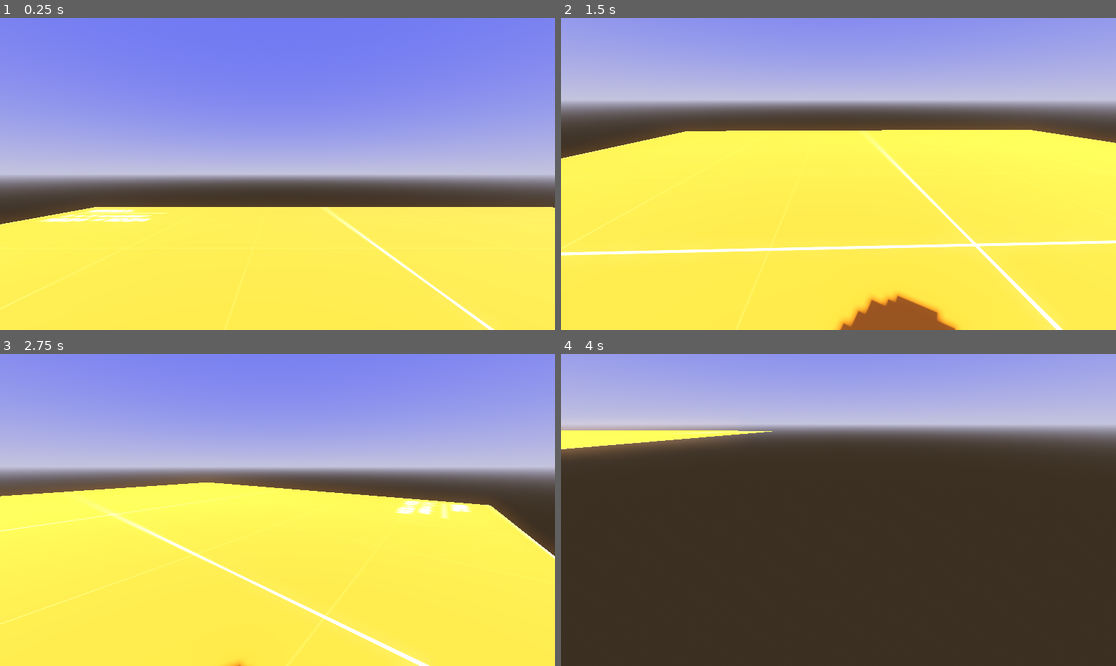
Above: before the commit, frames 1-4 (two rows, left to right).
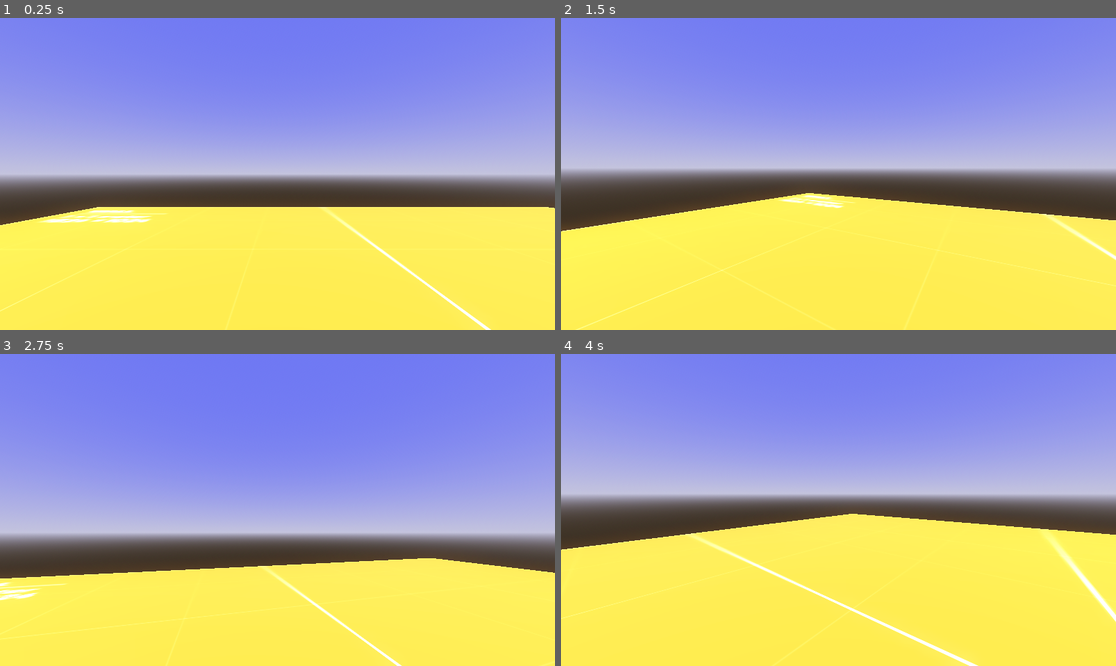
Above: after the commit, the same moments.

Repository: InffRittern/godot-test-project
Game: Godot game, scene res://levels/aperture_lab.tscn
The game is run twice, just before and just after one commit, with the same random seed, the same clock (stepped at 60 frames per second) and the same inputs.
Inputs (mouse positions are in pixels of both pictures, inside the frame that each line leads up to):
- Up to frame 1 (0.25 s): no input
- Up to frame 2 (1.5 s): tap Enter at 0.5 s; move the mouse to (960, 158) at 0.52 s; hold D (Right, bound only before the commit) 0.53-1.28 s; tap Space (Jump, bound only before the commit) at 0.6, 0.77, 1.07, 1.35 s; click (960, 158) at 0.67 s; move the mouse to (810, 174) at 1.27 s; hold W (Forward, bound only before the commit) from 1.28 s (still down)
- Up to frame 3 (2.75 s): keep holding W (Forward, bound only before the commit); tap Space (Jump, bound only before the commit) at 1.52, 1.82, 2.1 s; move the mouse to (288, 503) at 2.02 s
- Up to frame 4 (4 s): keep holding W (Forward, bound only before the commit); move the mouse to (832, 516) at 2.77 s; tap Space (Jump, bound only before the commit) at 2.85, 3.02, 3.32, 3.6, 3.77 s; move the mouse to (877, 513) at 3.52 s

The runs differ from the first frame. In frame 1, 0.9% of the frame differs, in the area x 0-100%, y 60-100%; in frame 2, 63%; in frame 3, 55%; in frame 4, 95%, in the area x 0-100%, y 0-100%.
Error after the commit: Invalid type in function 'get_direction' in base 'CharacterBody3D (FpsController.gd)'. Cannot convert argument 1 from Vector2 to Vector3. (res://scripts/FpsCon…

Commit message:
buggy need some fix

Diff:
--- /dev/null
+++ b/UI/PlayerMainUI.tscn
@@ -0,0 +1,9 @@
+[gd_scene format=3 uid="uid://bsojoh0n2tikt"]
+
+[node name="Control" type="Control"]
+layout_mode = 3
+anchors_preset = 15
+anchor_right = 1.0
+anchor_bottom = 1.0
+grow_horizontal = 2
+grow_vertical = 2
--- a/characters/Player.tscn
+++ b/characters/Player.tscn
@@ -19,7 +19,10 @@
 [node name="CollisionShape3D" type="CollisionShape3D" parent="CharacterBody3D"]
 shape = SubResource("ConvexPolygonShape3D_572d2")
 
-[node name="CameraBasePoint" type="Node3D" parent="CharacterBody3D"]
+[node name="Head" type="Node3D" parent="CharacterBody3D"]
 transform = Transform3D(1, 0, 0, 0, 1, 0, 0, 0, 1, 0, 0.476016, 0)
 
-[node name="Camera3D" type="Camera3D" parent="CharacterBody3D/CameraBasePoint"]
+[node name="Camera3D" type="Camera3D" parent="CharacterBody3D/Head"]
+
+[node name="RayCast3D" type="RayCast3D" parent="CharacterBody3D/Head"]
+target_position = Vector3(0, 0, -2)
--- a/project.godot
+++ b/project.godot
@@ -25,40 +25,60 @@
 
 [input]
 
-Forward={
+move_forward={
 "deadzone": 0.5,
 "events": [Object(InputEventKey,"resource_local_to_scene":false,"resource_name":"","device":0,"window_id":0,"alt_pressed":false,"shift_pressed":false,"ctrl_pressed":false,"meta_pressed":false,"pressed":false,"keycode":0,"physical_keycode":87,"key_label":0,"unicode":0,"echo":false,"script":null)
 , Object(InputEventJoypadMotion,"resource_local_to_scene":false,"resource_name":"","device":-1,"axis":1,"axis_value":-1.0,"script":null)
 ]
 }
-Back={
+move_back={
 "deadzone": 0.5,
 "events": [Object(InputEventKey,"resource_local_to_scene":false,"resource_name":"","device":-1,"window_id":0,"alt_pressed":false,"shift_pressed":false,"ctrl_pressed":false,"meta_pressed":false,"pressed":false,"keycode":0,"physical_keycode":83,"key_label":0,"unicode":115,"echo":false,"script":null)
 , Object(InputEventJoypadMotion,"resource_local_to_scene":false,"resource_name":"","device":-1,"axis":1,"axis_value":1.0,"script":null)
 ]
 }
-Left={
+move_left={
 "deadzone": 0.5,
 "events": [Object(InputEventKey,"resource_local_to_scene":false,"resource_name":"","device":-1,"window_id":0,"alt_pressed":false,"shift_pressed":false,"ctrl_pressed":false,"meta_pressed":false,"pressed":false,"keycode":0,"physical_keycode":65,"key_label":0,"unicode":97,"echo":false,"script":null)
 , Object(InputEventJoypadMotion,"resource_local_to_scene":false,"resource_name":"","device":-1,"axis":0,"axis_value":-1.0,"script":null)
 ]
 }
-Right={
+move_right={
 "deadzone": 0.5,
 "events": [Object(InputEventKey,"resource_local_to_scene":false,"resource_name":"","device":-1,"window_id":0,"alt_pressed":false,"shift_pressed":false,"ctrl_pressed":false,"meta_pressed":false,"pressed":false,"keycode":0,"physical_keycode":68,"key_label":0,"unicode":100,"echo":false,"script":null)
 , Object(InputEventJoypadMotion,"resource_local_to_scene":false,"resource_name":"","device":-1,"axis":0,"axis_value":1.0,"script":null)
 ]
 }
-Jump={
+jump={
 "deadzone": 0.5,
 "events": [Object(InputEventKey,"resource_local_to_scene":false,"resource_name":"","device":-1,"window_id":0,"alt_pressed":false,"shift_pressed":false,"ctrl_pressed":false,"meta_pressed":false,"pressed":false,"keycode":0,"physical_keycode":32,"key_label":0,"unicode":32,"echo":false,"script":null)
 , Object(InputEventJoypadButton,"resource_local_to_scene":false,"resource_name":"","device":-1,"button_index":0,"pressure":0.0,"pressed":true,"script":null)
 ]
 }
-Interact={
+interact={
 "deadzone": 0.5,
 "events": [Object(InputEventKey,"resource_local_to_scene":false,"resource_name":"","device":-1,"window_id":0,"alt_pressed":false,"shift_pressed":false,"ctrl_pressed":false,"meta_pressed":false,"pressed":false,"keycode":0,"physical_keycode":70,"key_label":0,"unicode":102,"echo":false,"script":null)
 , Object(InputEventJoypadButton,"resource_local_to_scene":false,"resource_name":"","device":-1,"button_index":2,"pressure":0.0,"pressed":true,"script":null)
+]
+}
+look_up={
+"deadzone": 0.5,
+"events": [Object(InputEventJoypadMotion,"resource_local_to_scene":false,"resource_name":"","device":-1,"axis":3,"axis_value":-1.0,"script":null)
+]
+}
+look_down={
+"deadzone": 0.5,
+"events": [Object(InputEventJoypadMotion,"resource_local_to_scene":false,"resource_name":"","device":-1,"axis":3,"axis_value":1.0,"script":null)
+]
+}
+look_left={
+"deadzone": 0.5,
+"events": [Object(InputEventJoypadMotion,"resource_local_to_scene":false,"resource_name":"","device":-1,"axis":2,"axis_value":-1.0,"script":null)
+]
+}
+look_right={
+"deadzone": 0.5,
+"events": [Object(InputEventJoypadMotion,"resource_local_to_scene":false,"resource_name":"","device":-1,"axis":2,"axis_value":1.0,"script":null)
 ]
 }
 
@@ -66,6 +86,7 @@
 
 3d/run_on_separate_thread=true
 3d/physics_engine="GodotPhysics3D"
+3d/default_gravity=-9.8
 
 [rendering]
 
--- a/scripts/FpsController.gd
+++ b/scripts/FpsController.gd
@@ -1,14 +1,24 @@
 extends CharacterBody3D
 
 
-const SPEED = 5.0
-const JUMP_VELOCITY = 4.5
+var gravity = ProjectSettings.get_setting("physics/3d/default_gravity")
+@export var max_speed: float = 10
+@export var acceleration: float = 70
+@export var friction: float = 60
+@export var air_friction: float = 10
+@export var jump_impolse: float = 5
+@export var mouse_sensitivity: float = .01
+@export var controller_sensitivity: float = 3
+@export var camera_angle_bottom: float = -45
+@export var camera_angle_up: float = 45
 
-# Get the gravity from the project settings to be synced with RigidBody nodes.
-var gravity = ProjectSettings.get_setting("physics/3d/default_gravity")
-@onready var cameraBasePoint := $CameraBasePoint
-@onready var camera := $CameraBasePoint/Camera3D
+#nodes
+@onready var head := $Head
+@onready var camera := $Head/Camera3D
 
+
+func _ready():
+	Input.set_mouse_mode(Input.MOUSE_MODE_CAPTURED)
 
 func _unhandled_input(event: InputEvent) -> void:
 	if event is InputEventMouseButton:
@@ -17,29 +27,59 @@
 		Input.set_mouse_mode(Input.MOUSE_MODE_VISIBLE)
 	if Input.get_mouse_mode() == Input.MOUSE_MODE_CAPTURED:
 		if event is InputEventMouseMotion:
-			cameraBasePoint.rotate_y(-event.relative.x * 0.01)
-			camera.rotate_x(-event.relative.y * 0.01)
-			camera.rotation.x = clamp(camera.rotation.x, deg_to_rad(-90), deg_to_rad(90))
+			head.rotate_y(-event.relative.x * mouse_sensitivity)
+			camera.rotate_x(-event.relative.y * mouse_sensitivity)
+
+func apply_controller_rotation():
+	var axis_vector = Vector2.ZERO
+	axis_vector.x = Input.get_action_strength('look_right') - Input.get_action_strength('look_left')
+	axis_vector.y = Input.get_action_strength('look_down') - Input.get_action_strength('look_up')
+
+	if InputEventJoypadMotion:
+		rotate_y(deg_to_rad(-axis_vector.x) * controller_sensitivity)
+		head.rotate_x(deg_to_rad(-axis_vector.y) * controller_sensitivity)
 
 func _physics_process(delta):
-	# Add the gravity.
-	if not is_on_floor():
-		velocity.y -= gravity * delta
+	var input_vector = get_input_vector()
+	var direction = get_direction(input_vector)
+	apply_movement(direction, delta)
+	apply_friction(direction, delta)
+	apply_gravity(delta)
+	jump()
+	apply_controller_rotation()
+	head.rotation.x = clamp(head.rotation.x, deg_to_rad(camera_angle_bottom), deg_to_rad(camera_angle_up))
+	move_and_slide()
 
-	# Handle Jump.
-	if Input.is_action_just_pressed('Jump') and is_on_floor():
-		velocity.y = JUMP_VELOCITY
 
-	# Get the input direction and handle the movement/deceleration.
-	# As good practice, you should replace UI actions with custom gameplay actions.
+func get_input_vector():
+	var input_vector = Input.get_vector('move_left', 'move_right', 'move_forward', 'move_back')
+	return input_vector.normalized() if input_vector.length() > 1 else input_vector
 
-	var input_dir = Input.get_vector('Left', 'Right', 'Forward', 'Back')
-	var direction = (transform.basis * Vector3(input_dir.x, 0, input_dir.y)).normalized()
-	if direction:
-		velocity.x = direction.x * SPEED
-		velocity.z = direction.z * SPEED
-	else:
-		velocity.x = move_toward(velocity.x, 0, SPEED)
-		velocity.z = move_toward(velocity.z, 0, SPEED)
+func get_direction(input_vector: Vector3):
+	var direction = Vector3.ZERO
+	direction = (input_vector.x * transform.basis.x) + (input_vector.z * transform.basis.z)
+	return direction.normalized()
 
-	move_and_slide()
+func apply_movement(direction: Vector3, delta: float):
+	if direction != Vector3.ZERO:
+		velocity.x = velocity.move_toward(direction * max_speed, acceleration * delta).x
+		velocity.z = velocity.move_toward(direction * max_speed, acceleration * delta).z
+
+func apply_friction(direction: Vector3, delta: float):
+	if direction == Vector3.ZERO:
+		if is_on_floor():
+			velocity = velocity.move_toward(Vector3.ZERO, friction * delta)
+		else:
+			velocity.x = velocity.move_toward(Vector3.ZERO, air_friction * delta).x
+			velocity.z = velocity.move_toward(Vector3.ZERO, air_friction * delta).z
+
+func apply_gravity(delta: float):
+	velocity.y += gravity * delta
+	velocity.y = clamp(velocity.y, gravity, jump_impolse)
+
+
+func jump():
+	if Input.is_action_just_pressed('jump') and is_on_floor():
+		velocity.y = jump_impolse
+	if Input.is_action_just_released('jump') and velocity.y > jump_impolse / 2:
+		velocity.y = jump_impolse / 2
